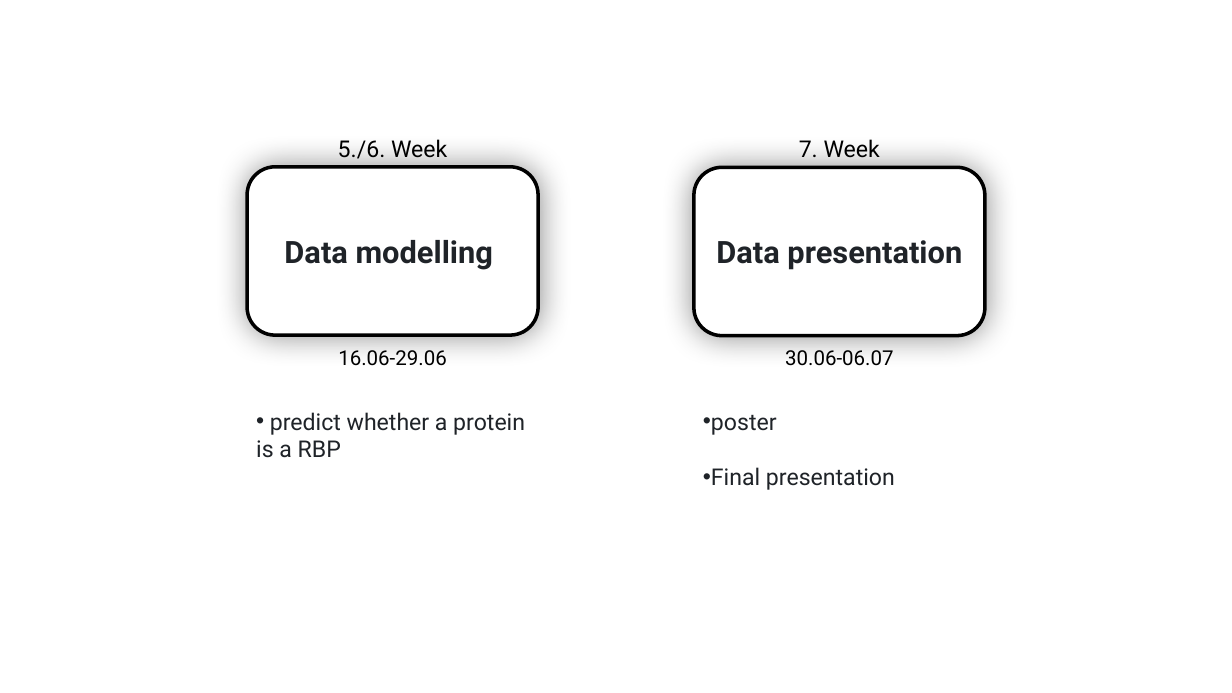
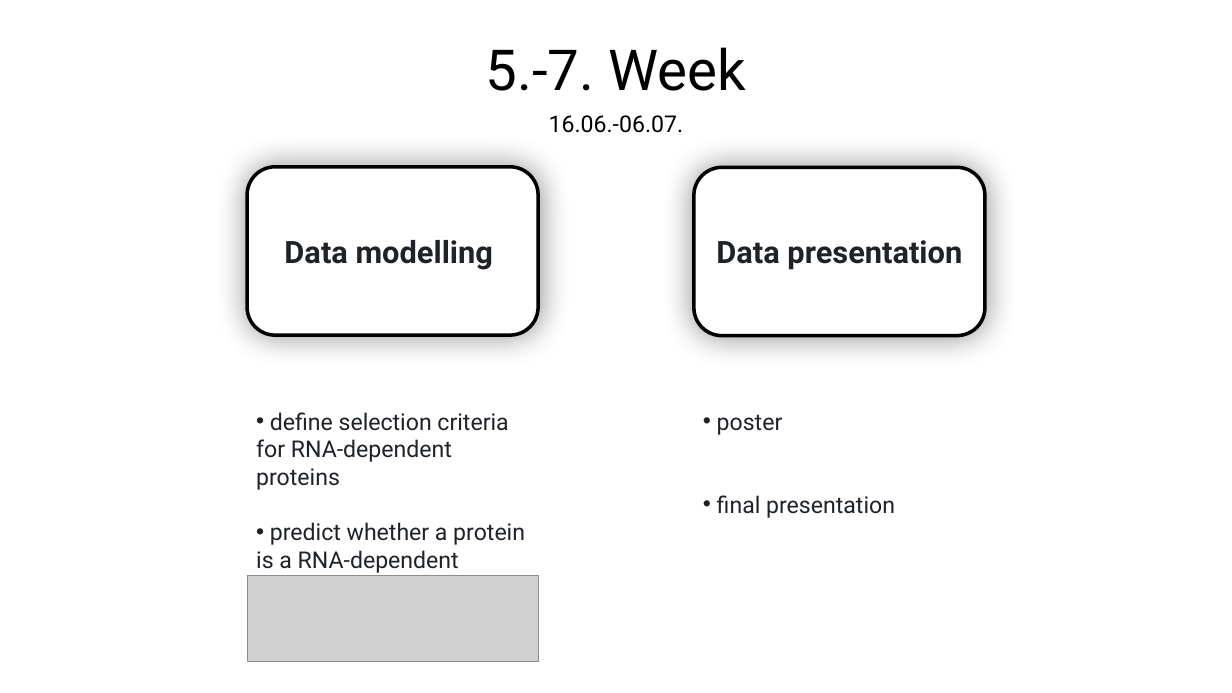
Before and after one commit to MichelaPozzi/2025-topic-03-group-01, a slide deck: slide 10 of Project Proposal Ben.pptx (slide 6 before the commit). Drawn at 1232x693 pixels with LibreOffice and Linux fonts; fonts in the diff are those of the drawing; grey boxes stand for pictures. Boxes give left, top, right and bottom in pixels: in the first picture for what was removed or moved away, otherwise in the second. Text is boxed around its words. In the diff, an @@ line names an element or a change of style, - is before the commit and + after.

```diff
--- a/Project Proposal Ben.pptx
+++ b/Project Proposal Ben.pptx
@@ text at (x1=486, y1=47, x2=746, y2=91): text changed; size 18 to 44 pt @@
-7. Week
+5.-7. Week
@@ text at (x1=549, y1=115, x2=684, y2=133): text changed; size 16 to 18 pt @@
-16.06-29.06
+16.06.-06.07.
@@ text removed at (x1=338, y1=139, x2=447, y2=159) @@
-5./6. Week
@@ text removed at (x1=785, y1=350, x2=893, y2=365) @@
-30.06-06.07
@@ text at (x1=256, y1=412, x2=525, y2=576): text changed @@
-• predict whether a protein is a RBP
+• define selection criteria for RNA-dependent proteins
+• predict whether a protein is a RNA-dependent proteins
@@ text at (x1=717, y1=495, x2=895, y2=518): text changed @@
-• Final presentation
+• final presentation
@@ picture added at (x1=247, y1=579, x2=538, y2=657) @@
@@ picture added at (x1=247, y1=576, x2=538, y2=662) @@
```
Also in this commit, not shown: 3 other slides changed, 6 slides added, 2 slides removed, 1 other file.
